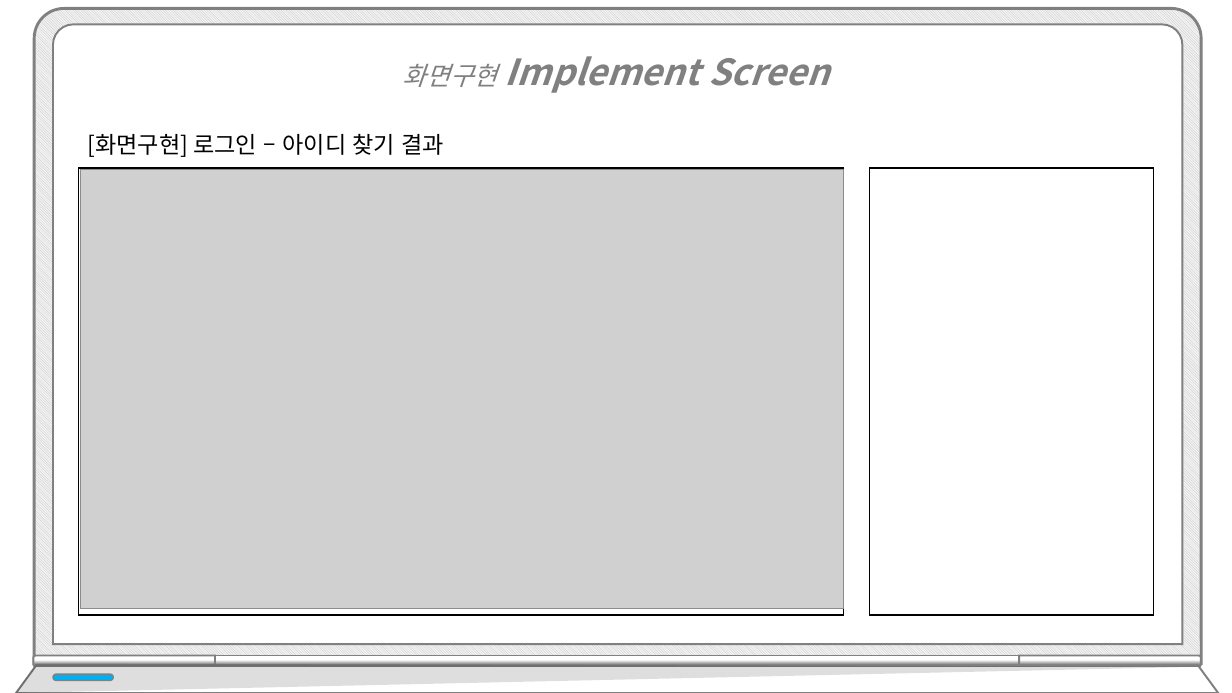
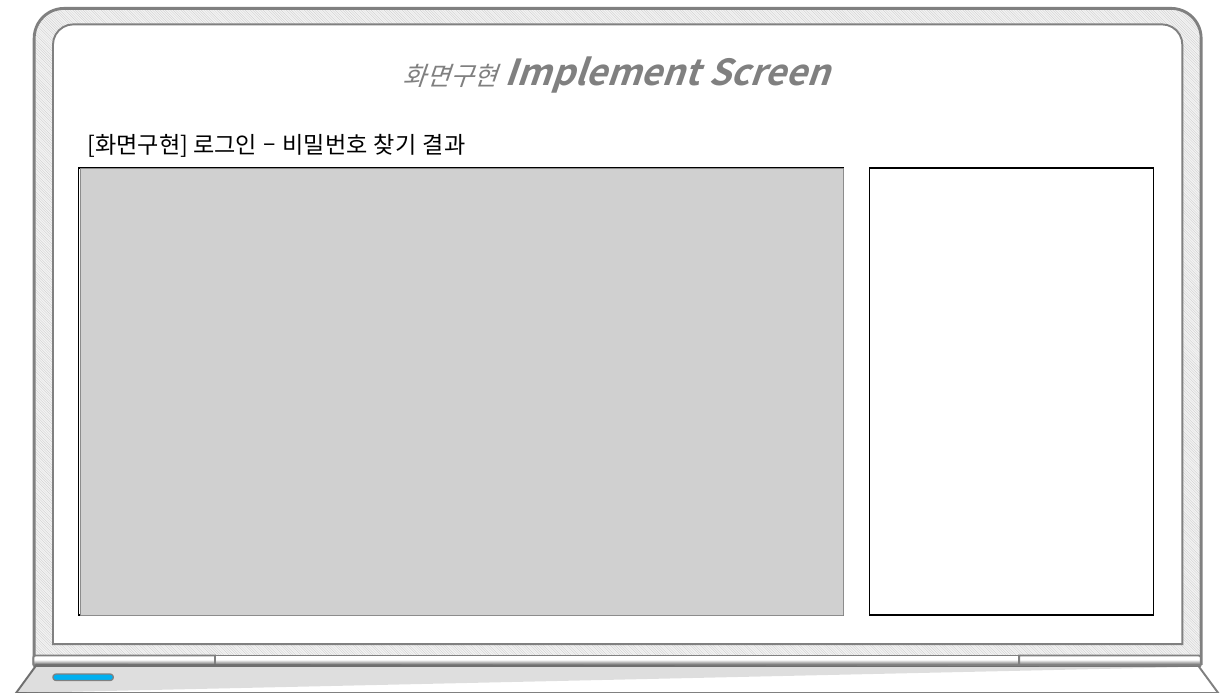
Before and after one commit to hhsw07/ezen-academy-projects, a slide deck: slide 86 of WebContent/발표/4차/프로젝트5_4차.pptx. Drawn at 1232x693 pixels with LibreOffice and Linux fonts; fonts in the diff are those of the drawing; grey boxes stand for pictures. Boxes give left, top, right and bottom in pixels: in the first picture for what was removed or moved away, otherwise in the second. Text is boxed around its words. In the diff, an @@ line names an element or a change of style, - is before the commit and + after.

```diff
--- a/WebContent/발표/4차/프로젝트5_4차.pptx
+++ b/WebContent/발표/4차/프로젝트5_4차.pptx
@@ text at <box>88,133,466,157</box>: text changed @@
-[화면구현] 로그인 – 아이디 찾기 결과
+[화면구현] 로그인 – 비밀번호 찾기 결과
@@ picture added at <box>80,168,844,615</box> @@
```
Also in this commit, not shown: 9 other slides changed.
